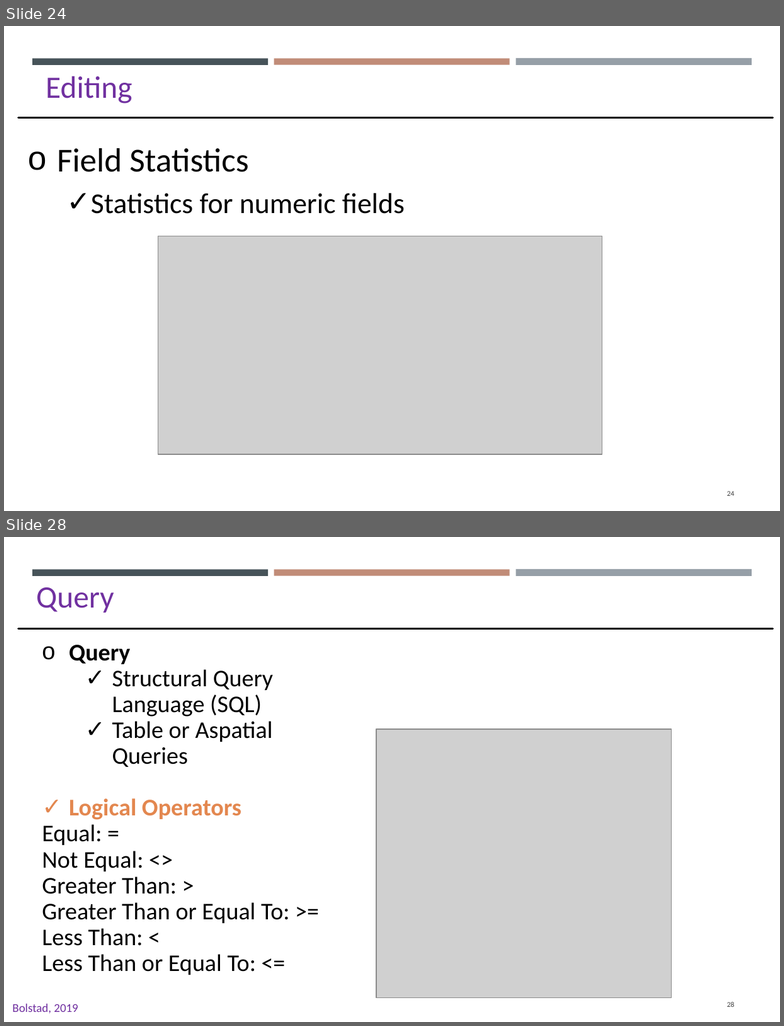
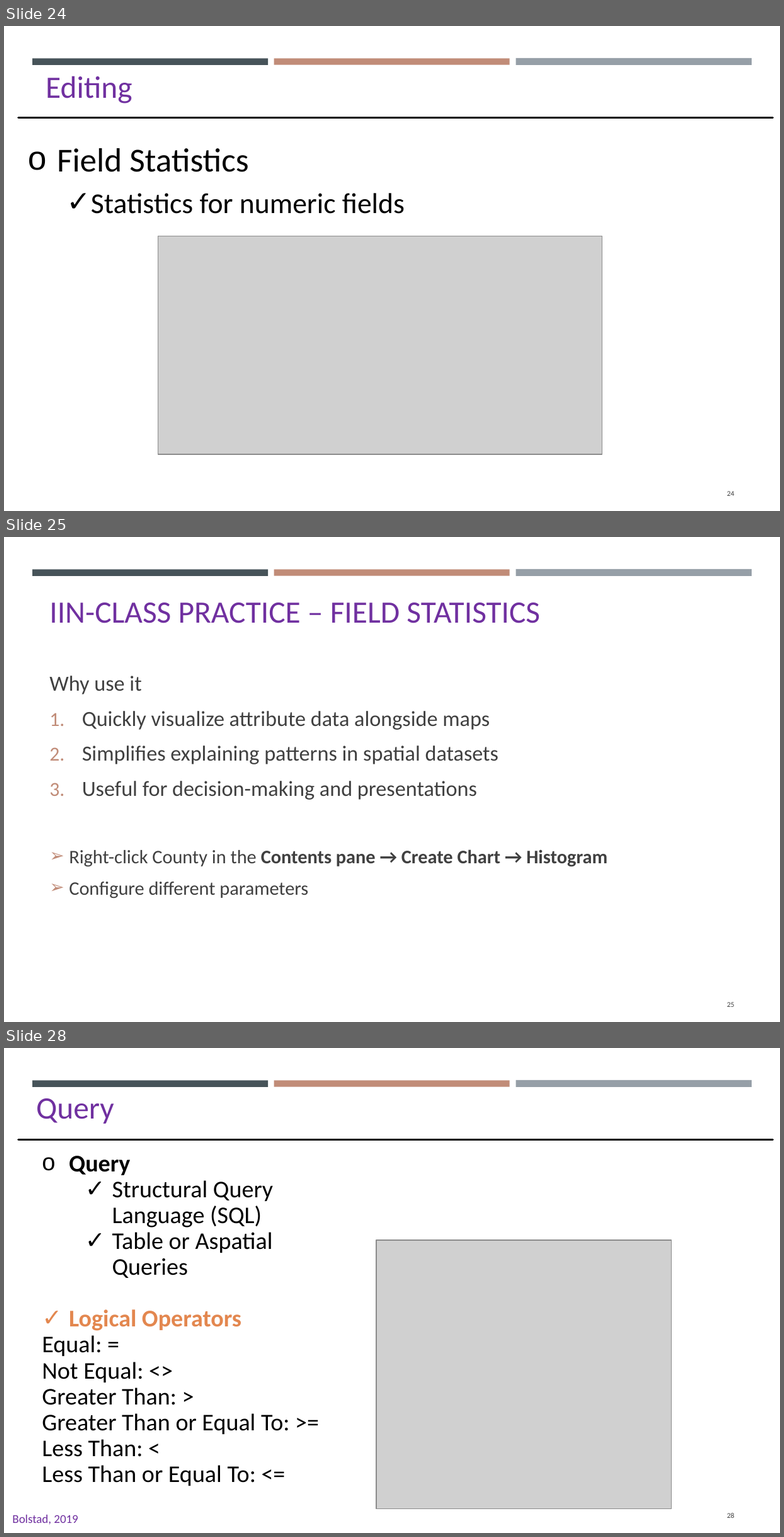
Before and after one commit to gisynw/GIS_I, a slide deck: docs/Lectures/Week05/Week05_GEOG2475_TU.pptx. Shown one above the other, each under a label of ours: slides 24 and 28 before the commit, slides 24, 25 and 28 after it; the slides between them are not shown. The pictures are 784x1026 and 784x1537 pixels, drawn with LibreOffice and Linux fonts; fonts in the diff are those of the drawing; grey boxes stand for pictures. Boxes give left, top, right and bottom in pixels: in the first picture for what was removed or moved away, otherwise in the second. Text is boxed around its words. In the diff, an @@ line names an element or a change of style, - is before the commit and + after.

```diff
--- a/docs/Lectures/Week05/Week05_GEOG2475_TU.pptx
+++ b/docs/Lectures/Week05/Week05_GEOG2475_TU.pptx
@@ slide 25 added at (4, 537, 780, 1022), background #FFFFFF; not listed: 3 template elements that a slide beside it also shows @@
@@ title added at (49, 603, 540, 623), 26 pt, text #7030A0 @@
+IIN-CLASS PRACTICE – FIELD STATISTICS
@@ text added at (49, 676, 608, 898), 18 pt, text #404040 @@
+Why use it
+1. Quickly visualize attribute data alongside maps
+2. Simplifies explaining patterns in spatial datasets
+3. Useful for decision-making and presentations
+➢ Right-click County in the Contents pane → Create Chart → Histogram
+➢ Configure different parameters
@@ page number added at (727, 1002, 735, 1007), 6.1 pt, text #404040 @@
+25
```
Also in this commit, not shown: 10 slides changed, 2 other slides added, 3 slides removed, 24 other files.
